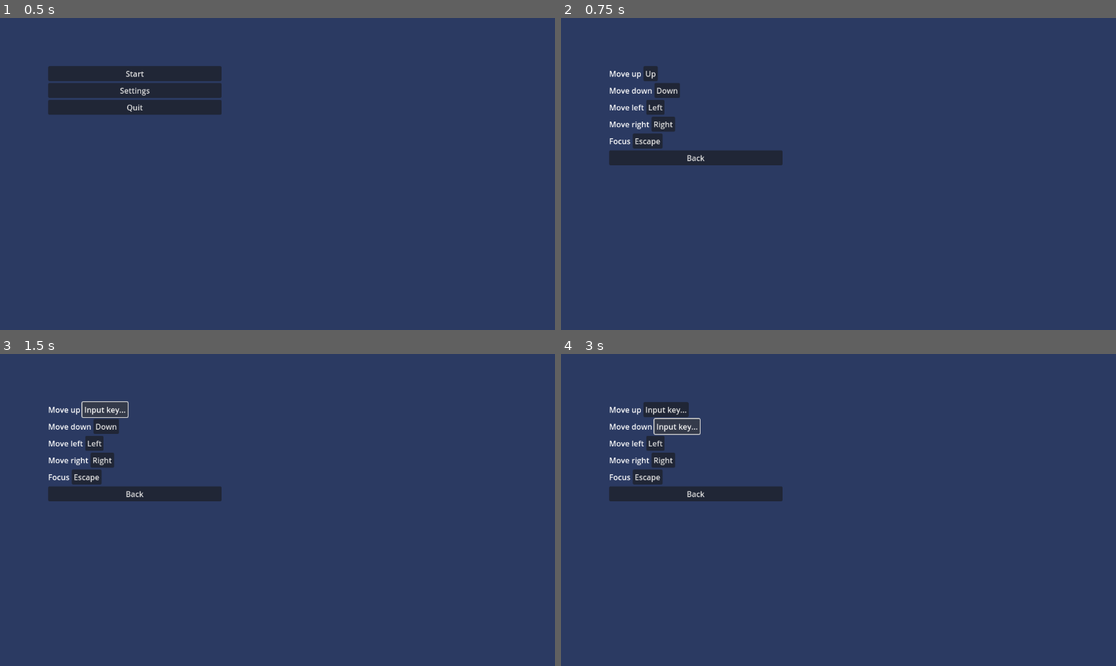
Above: before the commit, frames 1-4 (two rows, left to right).
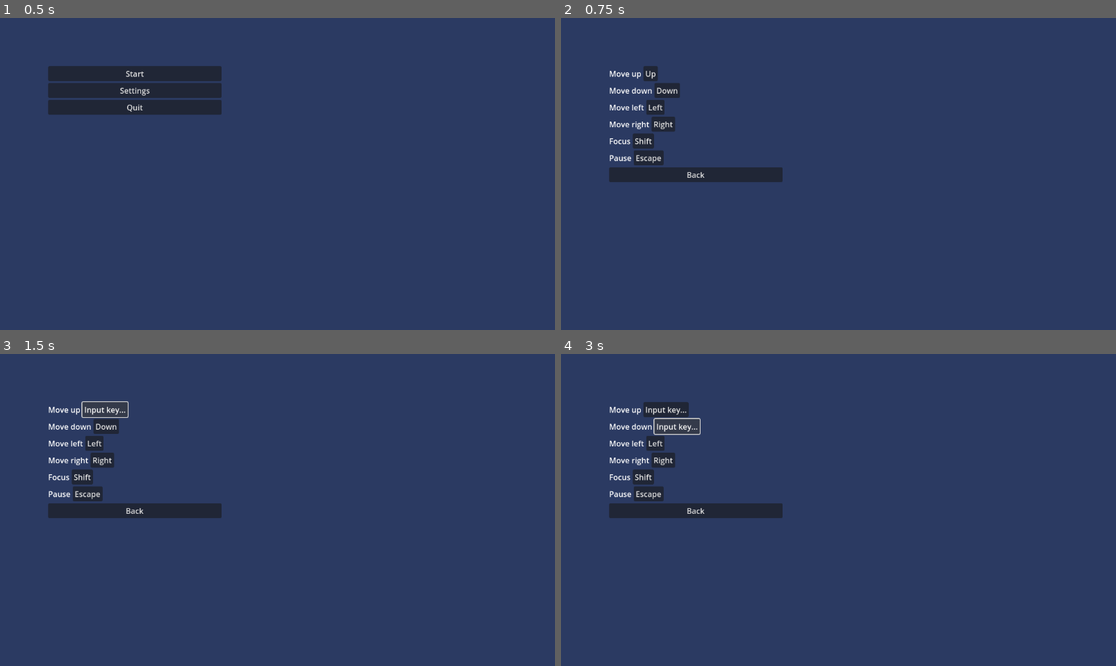
Above: after the commit, the same moments.

Repository: Acithikeih/godot_university_project
Game: Godot game, scene res://scenes/menu.tscn
The game is run twice, just before and just after one commit, with the same random seed, the same clock (stepped at 60 frames per second) and the same inputs.
Inputs:
- Up to frame 1 (0.5 s): no input
- Up to frame 2 (0.75 s): click "Settings" at 0.5 s
- Up to frame 3 (1.5 s): click "Up" at 1.25 s
- Up to frame 4 (3 s): click "Input key..." at 2 s; click "Down" at 2.75 s

Frame 1 is identical in both runs. In frame 2, 2.8% of the frame differs, in the area x 8-40%, y 36-53%; in frame 3, 2.8%; in frame 4, 2.8%.

Commit message:
Add game over menu

Diff:
--- a/config/config.cfg
+++ b/config/config.cfg
@@ -4,4 +4,5 @@
 MoveDown=4194322
 MoveLeft=4194319
 MoveRight=4194321
-Focus=4194305
+Focus=4194325
+Pause=4194305
--- a/project.godot
+++ b/project.godot
@@ -48,3 +48,8 @@
 "events": [Object(InputEventKey,"resource_local_to_scene":false,"resource_name":"","device":0,"window_id":0,"alt_presse …(194 unchanged characters)…
 ]
 }
+Pause={
+"deadzone": 0.2,
+"events": [Object(InputEventKey,"resource_local_to_scene":false,"resource_name":"","device":-1,"window_id":0,"alt_pressed":false,"shift_pressed":false,"ctrl_pressed":false,"meta_pressed":false,"pressed":false,"keycode":0,"physical_keycode":4194305,"key_label":0,"unicode":0,"location":0,"echo":false,"script":null)
+]
+}
--- a/scenes/game.tscn
+++ b/scenes/game.tscn
@@ -1,8 +1,9 @@
-[gd_scene load_steps=4 format=3 uid="uid://dfktwdglyol8j"]
+[gd_scene load_steps=5 format=3 uid="uid://dfktwdglyol8j"]
 
 [ext_resource type="Script" uid="uid://bvyaiddi5dstm" path="res://scripts/game.gd" id="1_yqjtg"]
 [ext_resource type="PackedScene" uid="uid://njv1y7mrmyxr" path="res://scenes/player.tscn" id="2_lnu2h"]
 [ext_resource type="PackedScene" uid="uid://b24j63t7hjkc6" path="res://scenes/pause_menu.tscn" id="3_lnu2h"]
+[ext_resource type="PackedScene" uid="uid://drmaspc1ueb3w" path="res://scenes/game_over_menu.tscn" id="4_lbhrr"]
 
 [node name="Game" type="Node2D"]
 script = ExtResource("1_yqjtg")
@@ -56,3 +57,5 @@
 text = "graze"
 
 [node name="PauseMenu" parent="." instance=ExtResource("3_lnu2h")]
+
+[node name="GameOverMenu" parent="." instance=ExtResource("4_lbhrr")]
--- /dev/null
+++ b/scenes/game_over_menu.tscn
@@ -0,0 +1,57 @@
+[gd_scene load_steps=2 format=3 uid="uid://drmaspc1ueb3w"]
+
+[ext_resource type="Script" uid="uid://qs5cjljs5ivt" path="res://scripts/game_over_menu.gd" id="1_6ebp1"]
+
+[node name="GameOverMenu" type="CanvasLayer"]
+script = ExtResource("1_6ebp1")
+
+[node name="ColorRect" type="ColorRect" parent="."]
+anchors_preset = 15
+anchor_right = 1.0
+anchor_bottom = 1.0
+grow_horizontal = 2
+grow_vertical = 2
+color = Color(0.16862746, 0.22745098, 0.38431373, 0.63529414)
+
+[node name="VBoxContainer" type="VBoxContainer" parent="."]
+anchors_preset = 8
+anchor_left = 0.5
+anchor_top = 0.5
+anchor_right = 0.5
+anchor_bottom = 0.5
+offset_left = -20.0
+offset_top = -20.0
+offset_right = 20.0
+offset_bottom = 20.0
+grow_horizontal = 2
+grow_vertical = 2
+
+[node name="Title" type="Label" parent="VBoxContainer"]
+layout_mode = 2
+text = "you're bad at dodging lol"
+
+[node name="Time" type="HBoxContainer" parent="VBoxContainer"]
+layout_mode = 2
+
+[node name="Key" type="Label" parent="VBoxContainer/Time"]
+layout_mode = 2
+text = "TIme"
+
+[node name="Value" type="Label" parent="VBoxContainer/Time"]
+layout_mode = 2
+text = "time"
+
+[node name="Graze" type="HBoxContainer" parent="VBoxContainer"]
+layout_mode = 2
+
+[node name="Key" type="Label" parent="VBoxContainer/Graze"]
+layout_mode = 2
+text = "Graze"
+
+[node name="Value" type="Label" parent="VBoxContainer/Graze"]
+layout_mode = 2
+text = "graze"
+
+[node name="Quit" type="Button" parent="VBoxContainer"]
+layout_mode = 2
+text = "Quit to main menu"
--- a/scenes/settings.tscn
+++ b/scenes/settings.tscn
@@ -69,6 +69,16 @@
 [node name="Button" type="Button" parent="SettingsContainer/KeyFocus"]
 layout_mode = 2
 
+[node name="KeyPause" type="HBoxContainer" parent="SettingsContainer"]
+layout_mode = 2
+
+[node name="Label" type="Label" parent="SettingsContainer/KeyPause"]
+layout_mode = 2
+text = "Pause"
+
+[node name="Button" type="Button" parent="SettingsContainer/KeyPause"]
+layout_mode = 2
+
 [node name="Back" type="Button" parent="SettingsContainer"]
 layout_mode = 2
 text = "Back"
--- a/scripts/game.gd
+++ b/scripts/game.gd
@@ -11,6 +11,7 @@
 @onready var graze_label = $UI/VBoxContainer/Graze
 
 @onready var pause_menu = $PauseMenu
+@onready var game_over_menu = $GameOverMenu
 
 var projectile_scene = preload("res://scenes/projectile.tscn")
 var settings_scene = preload("res://scenes/settings.tscn")
@@ -37,20 +38,21 @@
 	pause_menu.settings_pressed.connect(_on_pause_settings)
 	pause_menu.exit_pressed.connect(_on_pause_exit)
 
+	# Connect game over menu signals
+	game_over_menu.exit_pressed.connect(_on_game_over_exit)
+
 	# Start game
+	GameManager.start_game()
 	update_ui()
-	GameManager.start_game()
 
 func _process(delta):
 	if not get_tree().paused:
 		GameManager.update_time(delta)
 
 func _input(event):
-	if event.is_action_pressed("ui_cancel") and not pause_menu.visible:
+	if event.is_action_pressed("Pause") and settings_instance == null and not pause_menu.visible:
 		pause_menu.show_menu()
-
-	#if event.is_action_pressed("ui_cancel") and pause_menu.visible:
-		#pause_menu.hide_menu()
+		get_viewport().set_input_as_handled()
 
 	if event.is_action_pressed("ui_accept"):  # SPACE key
 		spawn_test_projectile()
@@ -79,10 +81,8 @@
 	projectiles.add_child(projectile)
 
 func _on_player_hit():
-	print("Game Over! Time: %.2f, Grazes: %d" % [GameManager.get_time(), GameManager.get_graze_count()])
 	GameManager.stop_game()
-	# TODO: Show game over menu
-	get_tree().paused = true
+	game_over_menu.show_game_over(GameManager.get_time(), GameManager.get_graze_count())
 
 func _on_player_grazed():
 	GameManager.increment_graze()
@@ -127,3 +127,9 @@
 	get_tree().paused = false
 	GameManager.stop_game()
 	SceneManager.change_scene("res://scenes/menu.tscn")
+
+func _on_game_over_exit():
+	# Unpause before changing scene
+	get_tree().paused = false
+	GameManager.stop_game()
+	SceneManager.change_scene("res://scenes/menu.tscn")
--- /dev/null
+++ b/scripts/game_over_menu.gd
@@ -0,0 +1,30 @@
+extends CanvasLayer
+
+@onready var title_label = $VBoxContainer/Title
+@onready var time_label = $VBoxContainer/Time/Value
+@onready var graze_label = $VBoxContainer/Graze/Value
+@onready var exit_button = $VBoxContainer/Quit
+
+signal exit_pressed
+
+func _ready():
+	# Connect button signal
+	exit_button.pressed.connect(_on_exit_pressed)
+
+	# Hide by default
+	hide()
+
+	# Make sure this menu works when game is paused
+	process_mode = Node.PROCESS_MODE_ALWAYS
+
+func show_game_over(time: float, graze: int):
+	# Update stats
+	time_label.text = "%.2f" % time
+	graze_label.text = "%d" % graze
+
+	# Show menu
+	show()
+	get_tree().paused = true
+
+func _on_exit_pressed():
+	emit_signal("exit_pressed")
--- a/scripts/pause_menu.gd
+++ b/scripts/pause_menu.gd
@@ -22,8 +22,9 @@
 	process_mode = Node.PROCESS_MODE_ALWAYS
 
 func _input(event):
-	if visible and event.is_action_pressed("ui_cancel"):
+	if visible and event.is_action_pressed("Pause"):
 		_on_resume_pressed()
+		get_viewport().set_input_as_handled()
 
 func show_menu():
 	show()
--- a/scripts/player.gd
+++ b/scripts/player.gd
@@ -114,3 +114,24 @@
 	# Clamp position to play area bounds
 	global_position.x = clamp(global_position.x, play_area.position.x, play_area.position.x + play_area.size.x)
 	global_position.y = clamp(global_position.y, play_area.position.y, play_area.position.y + play_area.size.y)
+
+func _notification(what):
+	if what == NOTIFICATION_PAUSED or what == NOTIFICATION_UNPAUSED:
+		# Reset movement state when pausing/unpausing
+		reset_movement_state()
+
+func reset_movement_state():
+	# Check actual key states and update movement
+	if Input.is_action_pressed("MoveLeft"):
+		last_horizontal = "left"
+	elif Input.is_action_pressed("MoveRight"):
+		last_horizontal = "right"
+	else:
+		last_horizontal = ""
+
+	if Input.is_action_pressed("MoveUp"):
+		last_vertical = "up"
+	elif Input.is_action_pressed("MoveDown"):
+		last_vertical = "down"
+	else:
+		last_vertical = ""
--- a/scripts/settings.gd
+++ b/scripts/settings.gd
@@ -14,6 +14,7 @@
 	"MoveLeft": $SettingsContainer/KeyMoveLeft/Button,
 	"MoveRight": $SettingsContainer/KeyMoveRight/Button,
 	"Focus": $SettingsContainer/KeyFocus/Button,
+	"Pause": $SettingsContainer/KeyPause/Button,
 }
 
 
Not shown, added: scripts/game_over_menu.gd.uid
